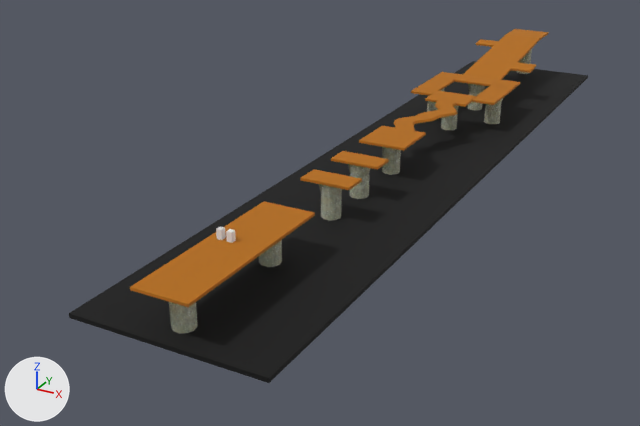
The FBX model TeamGame4/Assets/modeldata/Map.FBX, before and after one commit.
One viewpoint serves both versions: a camera (50 mm lens) standing at (18.0, -23.4, 15.1) and looking at (-3.6, 15.9, -4.5). Every picture has the same lights, and +X, +Y and +Z are marked at lower left. Where no turn or scale is listed for an object, it has been applied to the vertices.

Objects in the first picture: 'Pillar001', 'Pillar010', 'floor001', 'floor002', 'floor003', 'floor005', 'floor008', 'human_kanni', 'human_kanni.001', 'undergrand'.
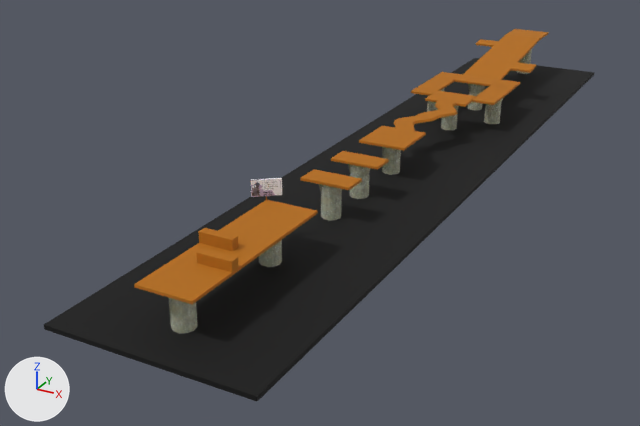
The change in detail:
Picture 'IMG_9246.JPG' (img_img_9246_jpg) is new.
Material 'Material #30' (mat_material__30) is new.
Its texture is img_img_9246_jpg.
Its roughness is 0.859.
Mesh me_mesh_022 is new.
It has 8 vertices, 6 faces and spans x -0.56..0.56, y -0.471..0.471, z 0.0..0.756.
It uses material mat_material__30 (picture img_img_9246_jpg).
Mesh me_mesh_020_1 is new.
It has 8 vertices, 6 faces and spans x -0.79..0.79, y -0.21..0.21, z 0.0..0.61.
It uses material mat_material__27 (picture img_daidai_png).
Mesh me_mesh_021 is new.
It is a box spanning x -0.018..0.018, y -0.03..0.03, z 0.0..0.478.
It uses material mat_material__27 (picture img_daidai_png).
Mesh me_mesh_019_1 is new.
It is a box spanning x -0.79..0.79, y -0.21..0.21, z 0.0..0.44.
It uses material mat_material__27 (picture img_daidai_png).
Object 'human_kanni' (ob_human_kanni) is deleted.
Object 'human_kanni.001' (ob_human_kanni_001) is deleted.
Object 'floor001' (ob_floor001) moves from (0.0, 2.08, 0.0) to (0.0, 2.31, 0.0).
Object 'undergrand' (ob_undergrand) is rescaled from (0.0254, 0.0279, 0.0254) to (0.0266, 0.0292, 0.0266).
Object 'kanban001' (ob_kanban001) is new; it shows me_mesh_022.
Its location is (-1.22, 6.7, 0.35).
Object 'Box002' (ob_box002) is new; it shows me_mesh_020_1.
Its location is (-0.48, 1.98, 0.0).
Object 'kanban' (ob_kanban) is new; it shows me_mesh_021.
Its location is (-1.23, 6.69, 0.0).
Object 'Box001' (ob_box001) is new; it shows me_mesh_019_1.
Its location is (0.49, 0.52, 0.12).

Boxes [x1, y1, x2, y2] around the edits, measured in the pictures (640 x 426 px):
'undergrand', rescaled (7% taller): before [69, 61, 588, 383]; after [44, 58, 594, 401]
'floor001', moved: before [130, 201, 315, 307]; after [134, 200, 318, 304]
'Box001', added (brown): after [196, 248, 238, 272]
'Box002', added (brown): after [198, 228, 239, 251]
'kanban001', added: after [251, 178, 282, 197]
'human_kanni', deleted: before [226, 229, 236, 243]
'human_kanni.001', deleted: before [216, 227, 226, 240]
